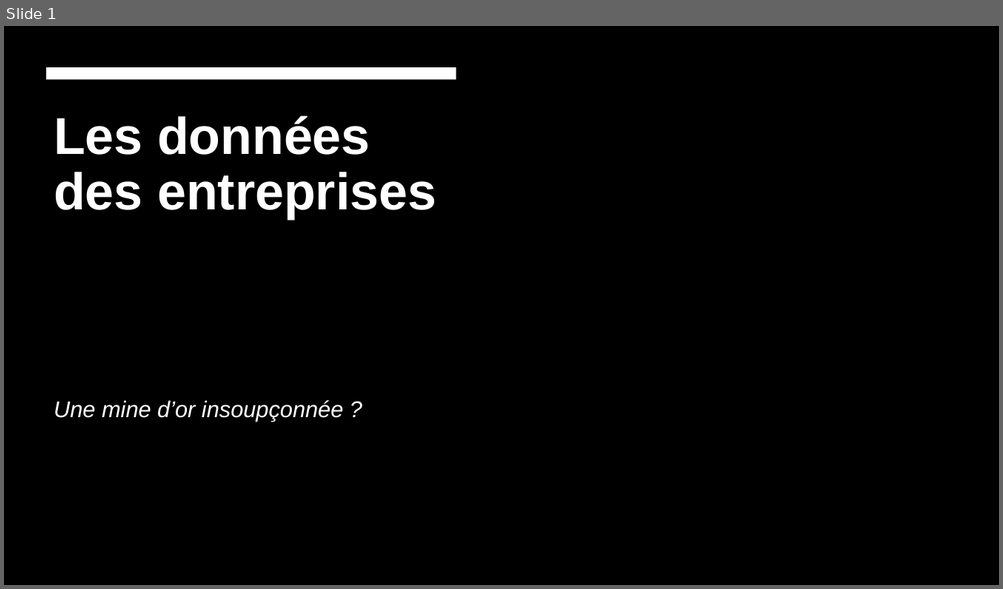
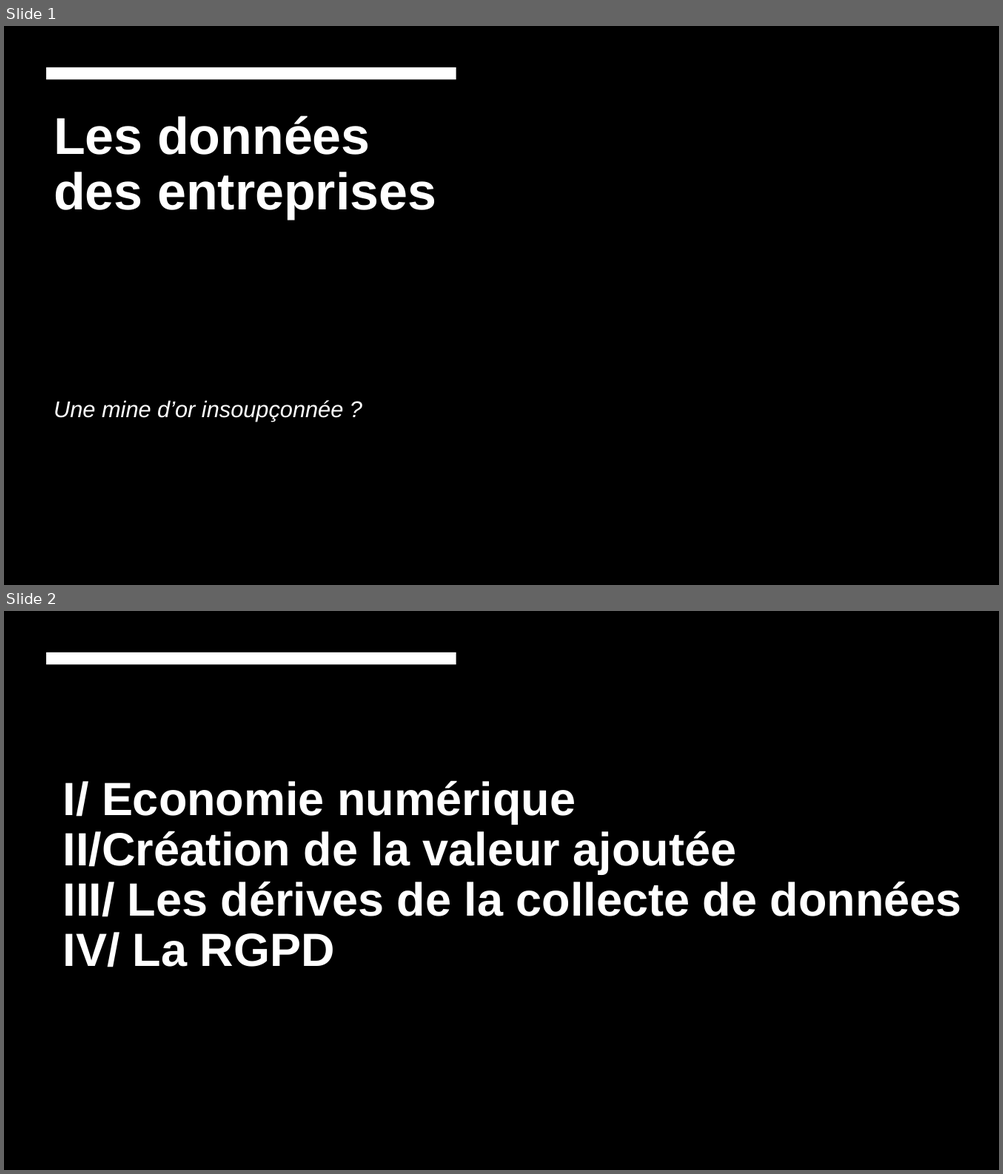
Before and after one commit to IUT-Arles-SAE/S1.04, a slide deck: diapo.pptx. Shown one above the other, each under a label of ours: slide 1 before the commit, slides 1 and 2 after it. The pictures are 1003x589 and 1003x1174 pixels, drawn with LibreOffice and Linux fonts; fonts in the diff are those of the drawing; background and template pictures are left out; a plain dark background stands for a picture behind light text. Boxes give left, top, right and bottom in pixels: in the first picture for what was removed or moved away, otherwise in the second. Text is boxed around its words. In the diff, an @@ line names an element or a change of style, - is before the commit and + after.

```diff
--- a/diapo.pptx
+++ b/diapo.pptx
@@ slide 2 added at [4,611,999,1170], background picture (left out) @@
@@ rectangle added at [4,611,999,1170], fill #000000 @@
@@ rectangle added at [46,652,456,665], fill #FFFFFF @@
@@ title added at [63,780,962,968], 45 pt, text #FFFFFF, bold @@
+I/ Economie numérique
+II/Création de la valeur ajoutée
+III/ Les dérives de la collecte de données
+IV/ La RGPD
```
Also in this commit, not shown: 4 other slides added, 1 slide removed, 1 other file.
